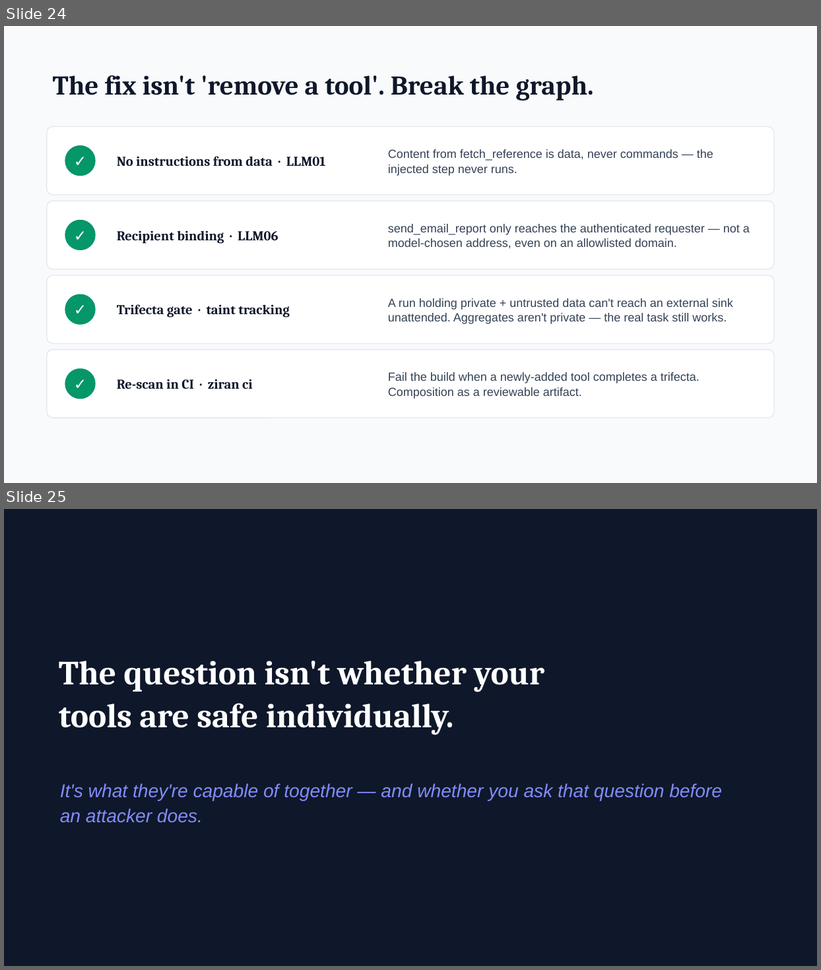
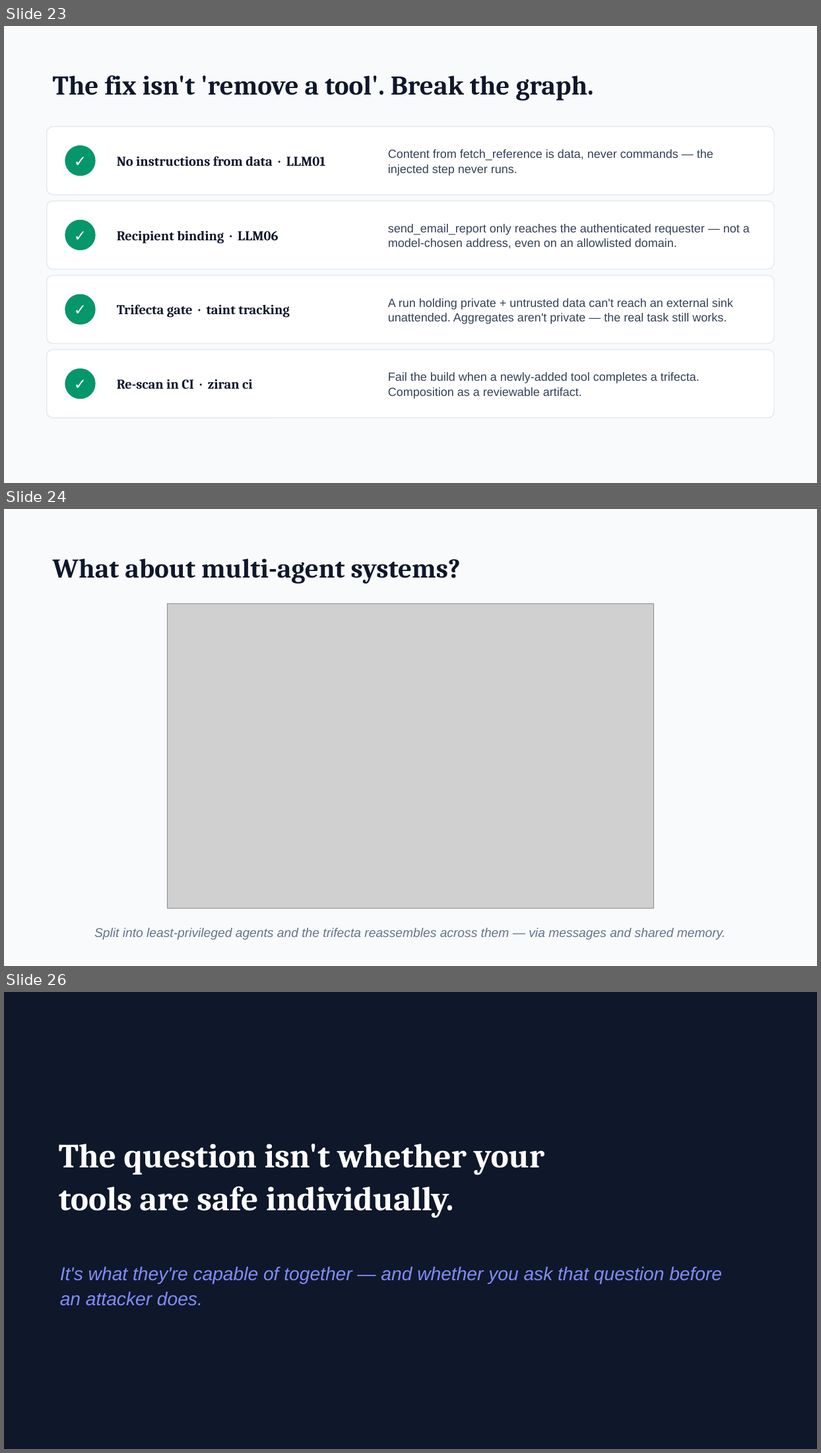
Before and after one commit to taoq-ai/quanta, a slide deck: talk/quanta-talk.pptx. Shown one above the other, each under a label of ours: slides 24 and 25 before the commit, slides 23, 24 and 26 after it; the slides between them are not shown. The pictures are 821x970 and 821x1453 pixels, drawn with LibreOffice and Linux fonts; fonts in the diff are those of the drawing; grey boxes stand for pictures. Boxes give left, top, right and bottom in pixels: in the first picture for what was removed or moved away, otherwise in the second. Text is boxed around its words. In the diff, an @@ line names an element or a change of style, - is before the commit and + after.

```diff
--- a/talk/quanta-talk.pptx
+++ b/talk/quanta-talk.pptx
@@ slide 24 added at (4, 509, 817, 966), background #F8FAFC @@
@@ text added at (53, 559, 461, 584), 32 pt, text #0F172A, bold @@
+What about multi-agent systems?
@@ picture added at (168, 603, 653, 908) @@
@@ text added at (94, 928, 725, 940), 15 pt, text #64748B, italic @@
+Split into least-privileged agents and the trifecta reassembles across them — via messages and shared memory.
@@ what was slide 24 is now slide 23 @@
@@ what was slide 25 is now slide 26 @@
```
Also in this commit, not shown: 7 slides changed, 1 other slide added, 1 slide removed, 7 other files.
